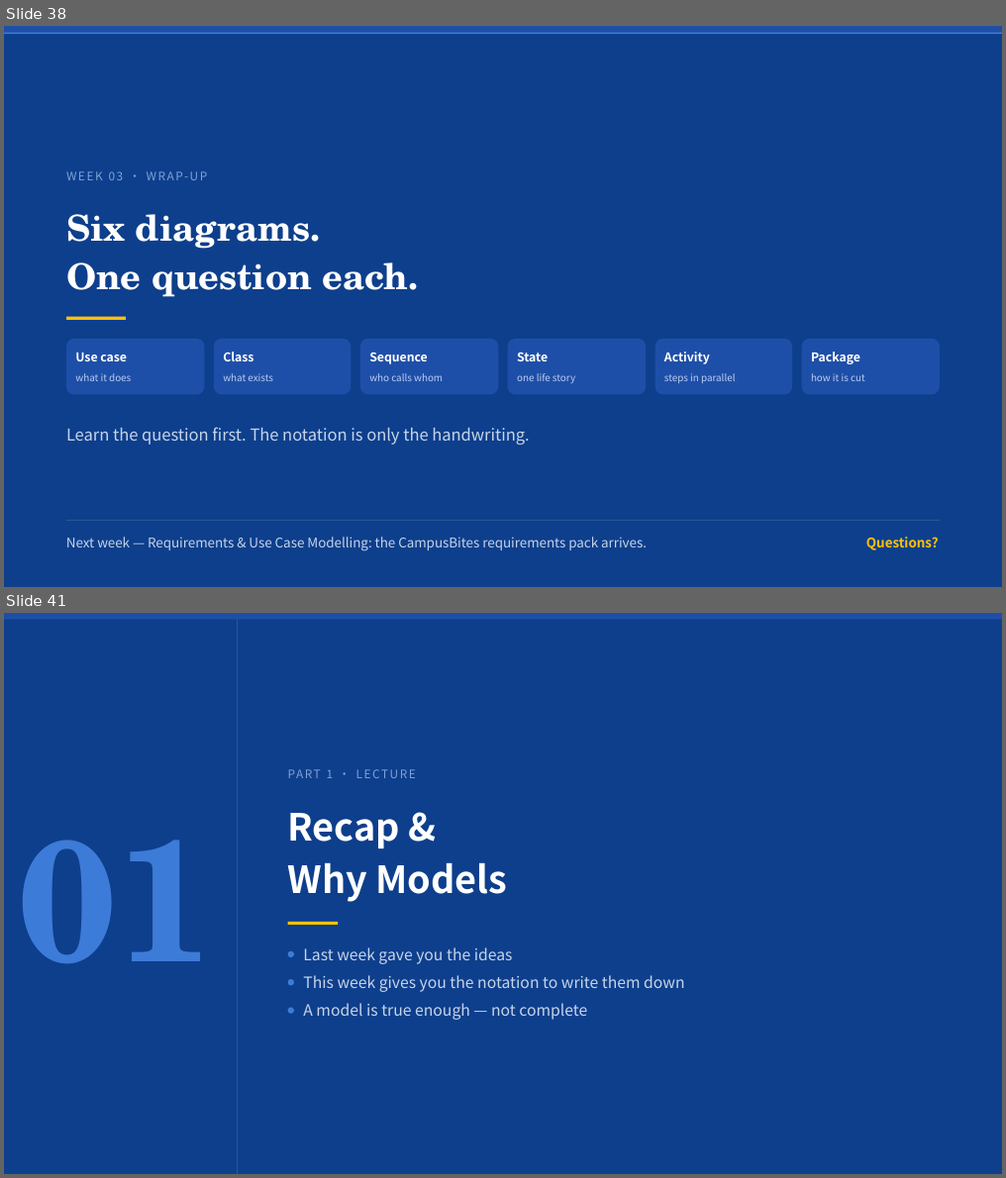
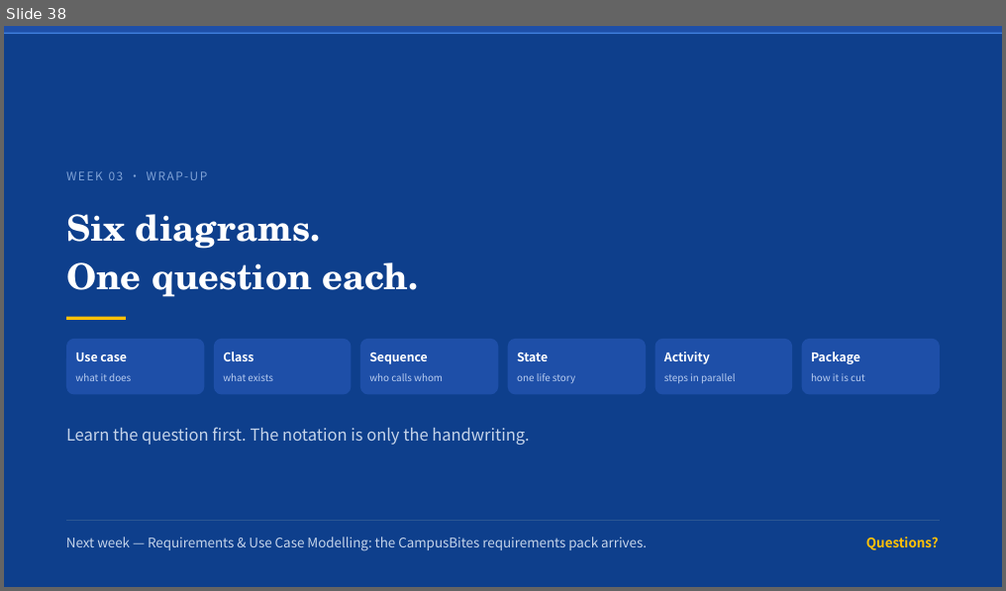
Before and after one commit to klausren/isad-course, a slide deck: 01-slides/W03-UML-Essentials-and-Modeling-Workflow.pptx. Shown one above the other, each under a label of ours: slides 38 and 41 before the commit, slide 38 after it; the slides between them are not shown. The pictures are 1006x1178 and 1006x591 pixels, drawn with LibreOffice and Linux fonts; fonts in the diff are those of the drawing. Boxes give left, top, right and bottom in pixels: in the first picture for what was removed or moved away, otherwise in the second. Text is boxed around its words. In the diff, an @@ line names an element or a change of style, - is before the commit and + after.

```diff
--- a/01-slides/W03-UML-Essentials-and-Modeling-Workflow.pptx
+++ b/01-slides/W03-UML-Essentials-and-Modeling-Workflow.pptx
@@ slide 41 removed at (4,613,1002,1174), background #FFFFFF @@
@@ rectangle removed at (4,613,1002,1174) @@
@@ freeform shape removed at (4,613,238,1174) @@
@@ rectangle removed at (4,613,1002,619) @@
@@ text removed at (327,770,334,778) @@
-PART 1 · LECTURE
@@ text removed at (288,813,508,902) @@
-Recap &
-Why Models
@@ text removed at (18,840,215,963) @@
-01
@@ rectangle removed at (288,922,338,925) @@
@@ rounded rectangle removed at (288,952,294,958) @@
@@ text removed at (303,948,513,964) @@
-Last week gave you the ideas
@@ rounded rectangle removed at (288,980,294,986) @@
@@ text removed at (303,975,684,992) @@
-This week gives you the notation to write them down
@@ rounded rectangle removed at (288,1008,294,1014) @@
@@ text removed at (303,1003,587,1020) @@
-A model is true enough — not complete
```
Also in this commit, not shown: 37 other slides removed, 13 other files.
